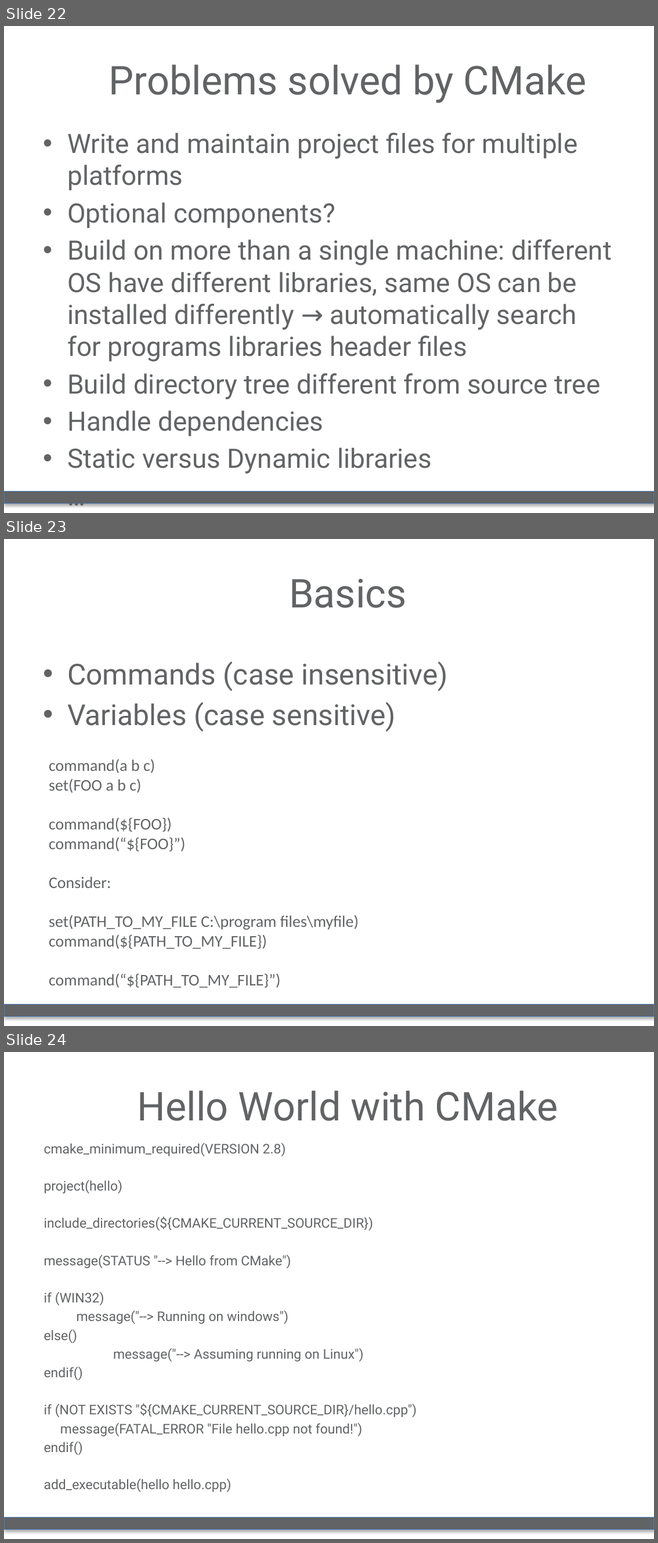
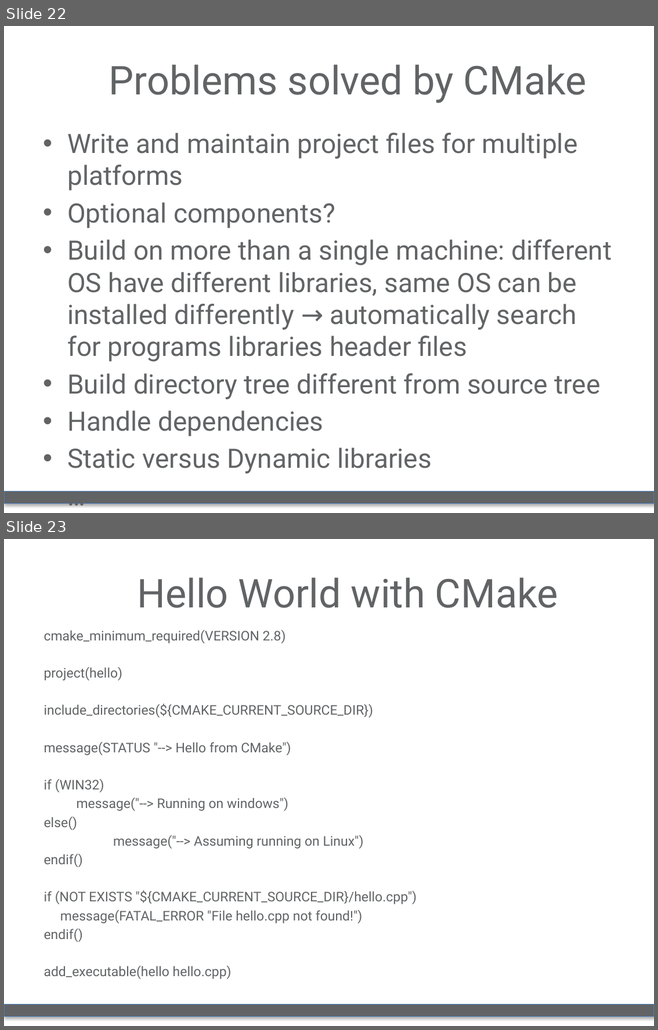
Before and after one commit to iron76/Teaching, a slide deck: slides/2015-tokyo/code-tutorials.pptx. Shown one above the other, each under a label of ours: slides 22, 23 and 24 before the commit, slides 22 and 23 after it. The pictures are 658x1543 and 658x1030 pixels, drawn with LibreOffice and Linux fonts; fonts in the diff are those of the drawing; background and template pictures are left out. Boxes give left, top, right and bottom in pixels: in the first picture for what was removed or moved away, otherwise in the second. Text is boxed around its words. In the diff, an @@ line names an element or a change of style, - is before the commit and + after.

Commit message:
small modifications

```diff
--- a/slides/2015-tokyo/code-tutorials.pptx
+++ b/slides/2015-tokyo/code-tutorials.pptx
@@ slide 23 removed at [4,539,654,1026], background #FFFFFF; not listed: 1 template element that a slide beside it also shows @@
@@ title removed at [289,578,407,608] @@
-Basics
@@ text removed at [67,661,448,732] @@
-• Commands (case insensitive)
-• Variables (case sensitive)
@@ text removed at [49,759,358,988] @@
-command(a b c)
-set(FOO a b c)
-command(${FOO})
-command(“${FOO}”)
-Consider:
-set(PATH_TO_MY_FILE C:\program files\myfile)
-command(${PATH_TO_MY_FILE})
-command(“${PATH_TO_MY_FILE}”)
@@ what was slide 24 is now slide 23 @@
```
